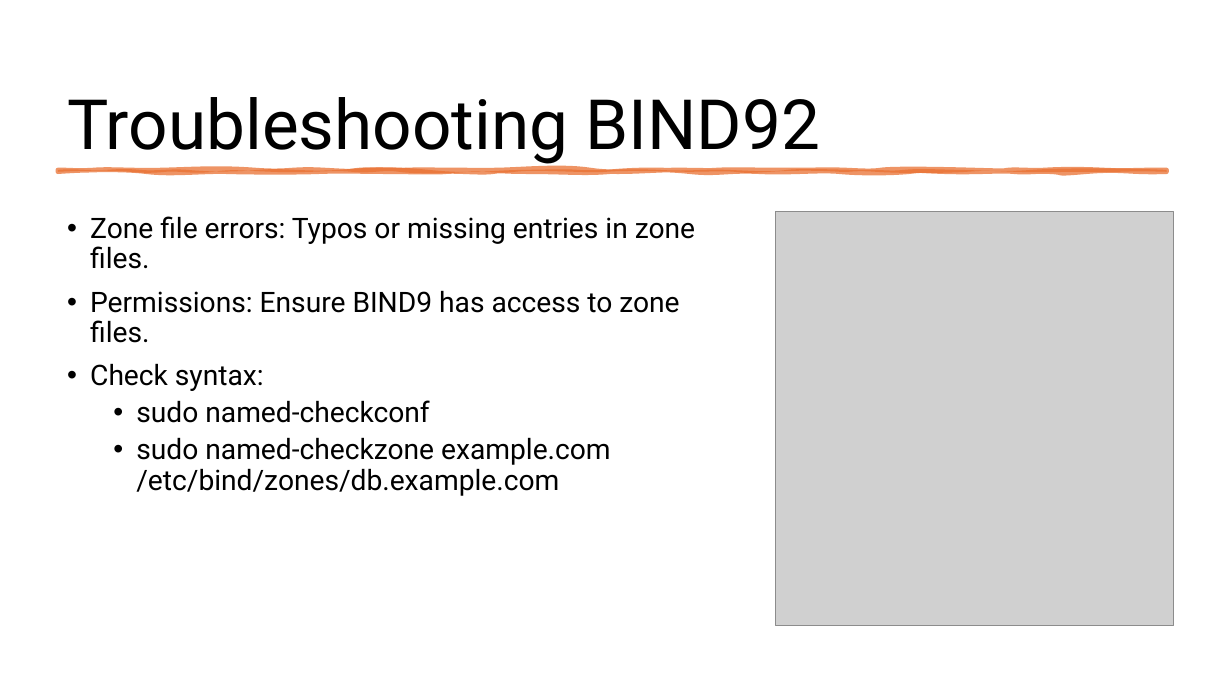
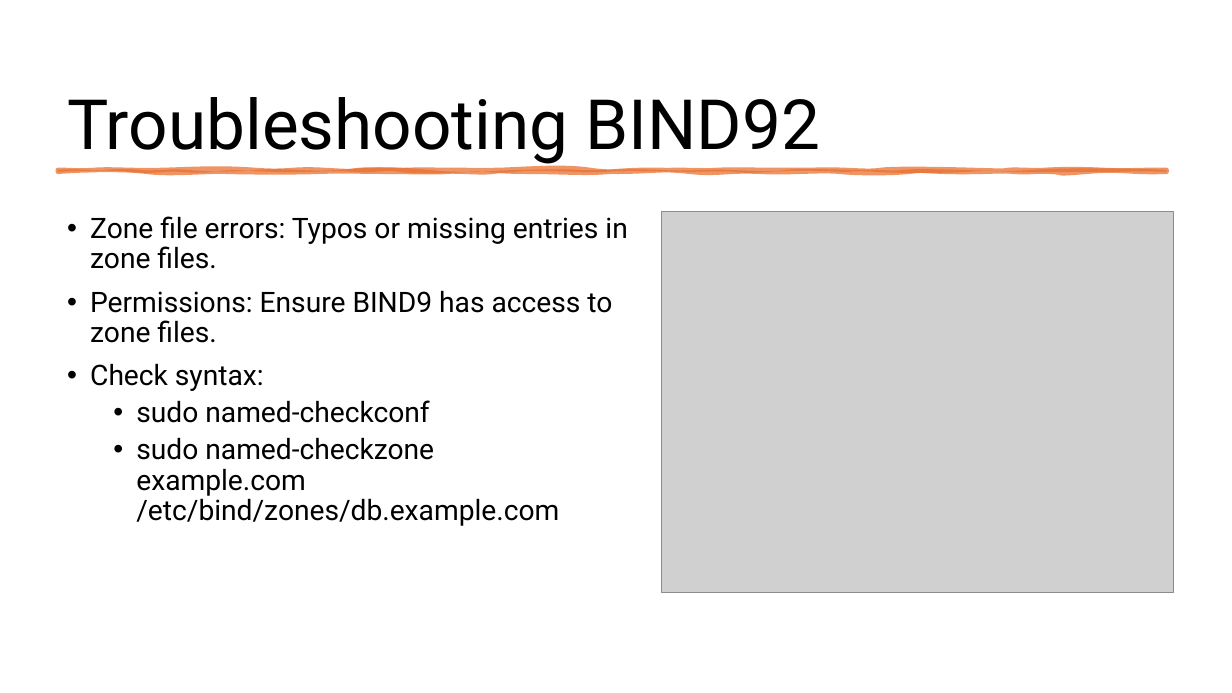
Before and after one commit to BYU-ITC-515R-ACT/byu-itc-515r-act.github.io, a slide deck: slide 7 of lectureSlides/lecture7.pptx. Drawn at 1232x693 pixels with LibreOffice and Linux fonts; fonts in the diff are those of the drawing; grey boxes stand for pictures. Boxes give left, top, right and bottom in pixels: in the first picture for what was removed or moved away, otherwise in the second. Text is boxed around its words. In the diff, an @@ line names an element or a change of style, - is before the commit and + after.

```diff
--- a/lectureSlides/lecture7.pptx
+++ b/lectureSlides/lecture7.pptx
@@ text "Zone file errors: Typos or ..." rewrapped from bbox=[90, 216, 695, 496] to bbox=[90, 216, 627, 526] @@
@@ picture: place and size @@
-picture at bbox=[775, 212, 1174, 626]
+picture at bbox=[662, 212, 1175, 592]
```
Also in this commit, not shown: 2 other files.
